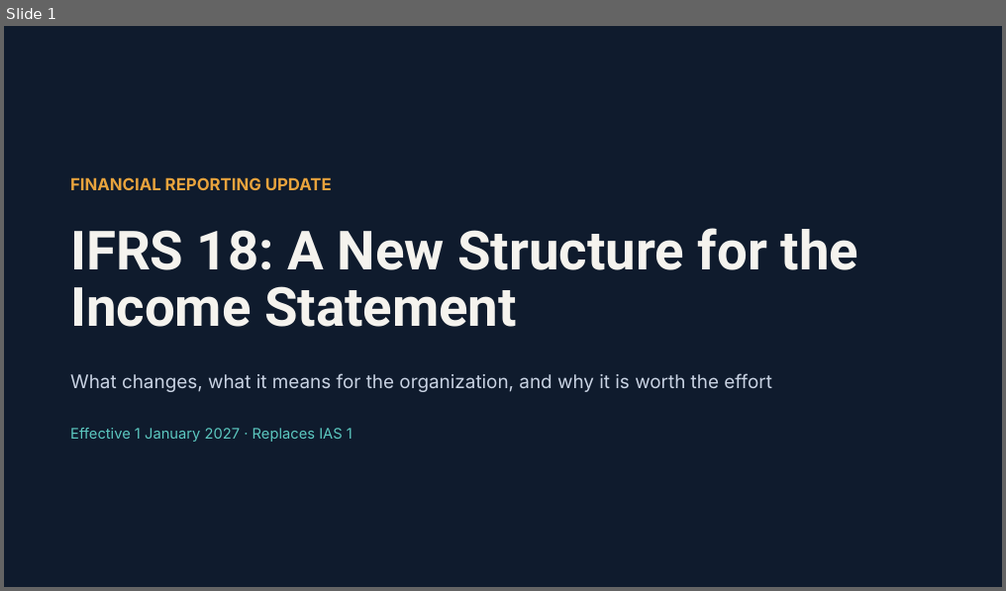
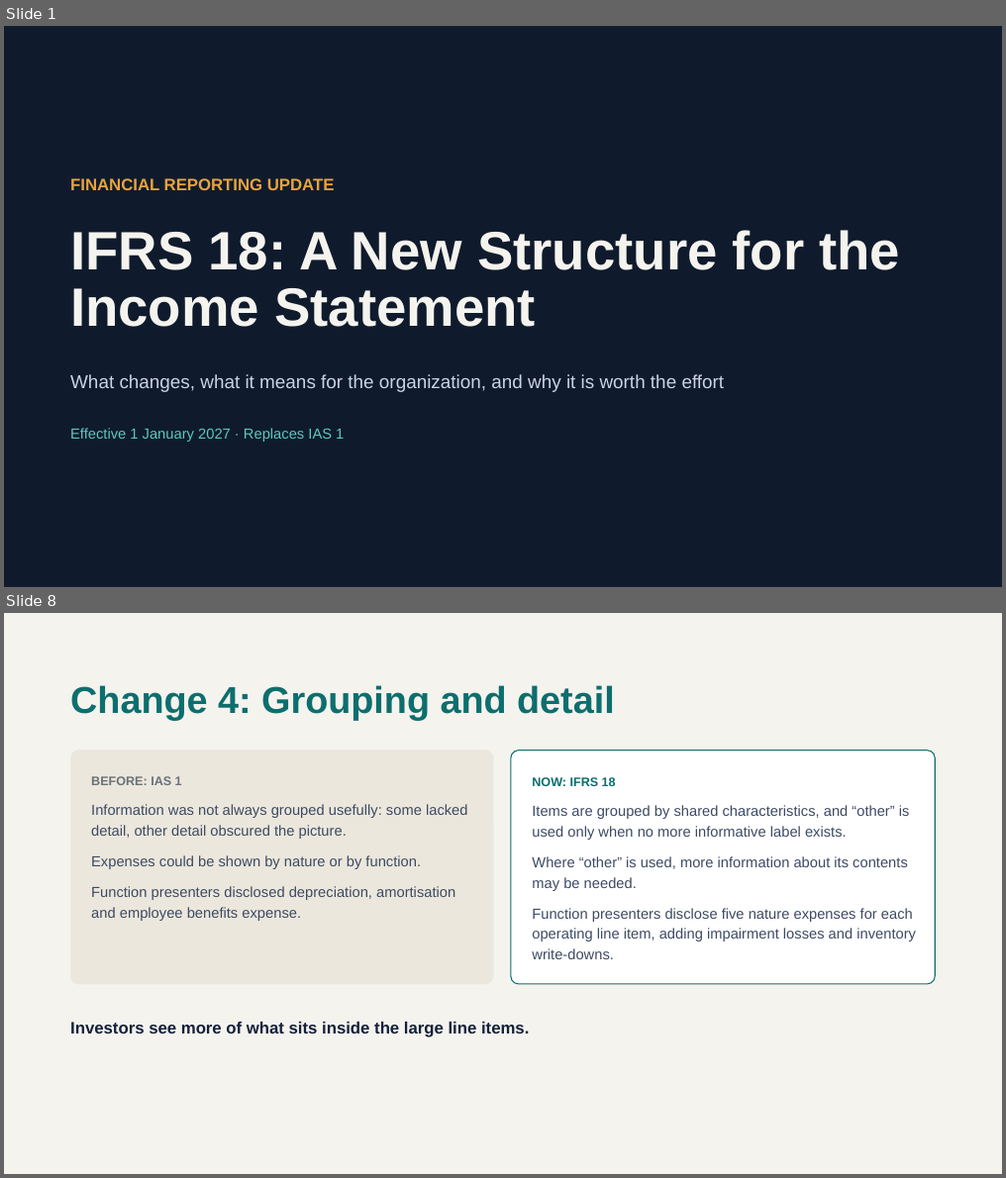
Before and after one commit to arbazm226/arbaz-portfolio, a slide deck: public/Documents/IFRS-18-Changes-Impact-and-Benefits.pptx. Shown one above the other, each under a label of ours: slide 1 before the commit, slides 1 and 8 after it; the slides between them are not shown. The pictures are 1006x591 and 1006x1178 pixels, drawn with LibreOffice and Linux fonts; fonts in the diff are those of the drawing. Boxes give left, top, right and bottom in pixels: in the first picture for what was removed or moved away, otherwise in the second. Text is boxed around its words. In the diff, an @@ line names an element or a change of style, - is before the commit and + after.

Commit message:
Update IFRS 18 presentation

```diff
--- a/public/Documents/IFRS-18-Changes-Impact-and-Benefits.pptx
+++ b/public/Documents/IFRS-18-Changes-Impact-and-Benefits.pptx
@@ slide 8 added at [4,613,1002,1174], background #F5F3EE @@
@@ title added at [70,685,615,720], 36 pt, text #0D6E6E, bold @@
+Change 4: Grouping and detail
@@ rounded rectangle added at [70,750,494,985], fill #EBE7DC @@
@@ rounded rectangle added at [511,750,936,983], fill #FFFFFF, outline #0D6E6E 1 pt @@
@@ text added at [91,776,182,785], 12 pt, text #6A7179, bold @@
+BEFORE: IAS 1
@@ text added at [532,777,616,786], 12 pt, text #0D6E6E, bold @@
+NOW: IFRS 18
@@ text added at [91,804,468,839], 14 pt, text #3D4A63 @@
+Information was not always grouped usefully: some lacked detail, other detail obscured the picture.
@@ text added at [532,805,910,840], 14 pt, text #3D4A63 @@
+Items are grouped by shared characteristics, and “other” is used only when no more informative label exists.
@@ text added at [91,856,421,869], 14 pt, text #3D4A63 @@
+Expenses could be shown by nature or by function.
@@ text added at [532,857,908,891], 14 pt, text #3D4A63 @@
+Where “other” is used, more information about its contents may be needed.
@@ text added at [91,886,455,921], 14 pt, text #3D4A63 @@
+Function presenters disclosed depreciation, amortisation and employee benefits expense.
@@ text added at [532,908,916,959], 14 pt, text #3D4A63 @@
+Function presenters disclose five nature expenses for each operating line item, adding impairment losses and inventory write-downs.
@@ text added at [70,1022,529,1038], 16 pt, text #14213A, bold @@
+Investors see more of what sits inside the large line items.
@@ slide 1 changed as well @@
@@ title "IFRS 18: A New Structure ..." at [70,230,900,327]: font Roboto to Arial @@
@@ font Inter to Arial in 3 elements at [70,178,335,190], [70,374,725,392], [70,428,344,442] @@
```
Also in this commit, not shown: 3 other slides changed, 8 other slides added, 2 slides removed.
